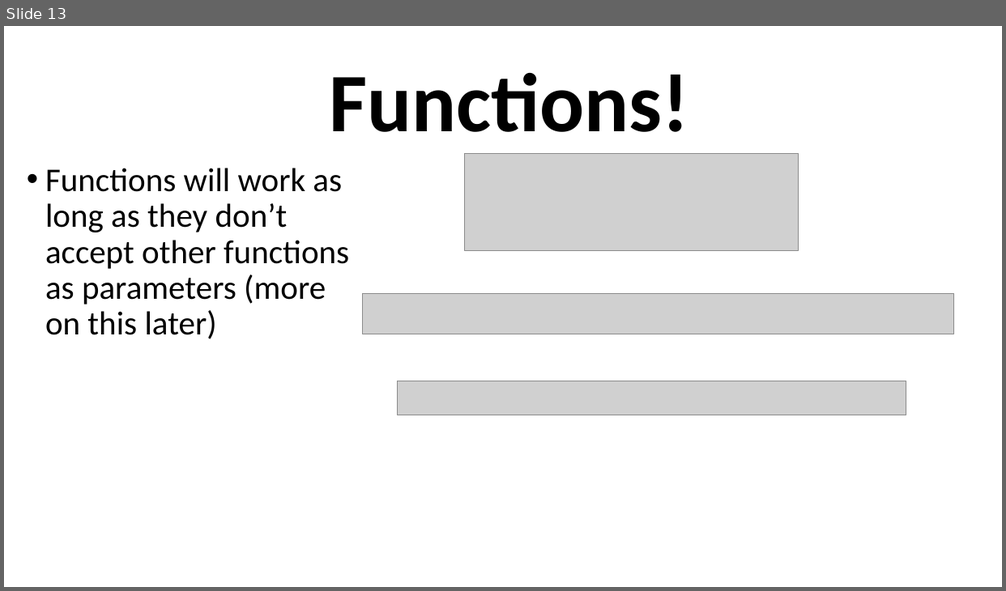
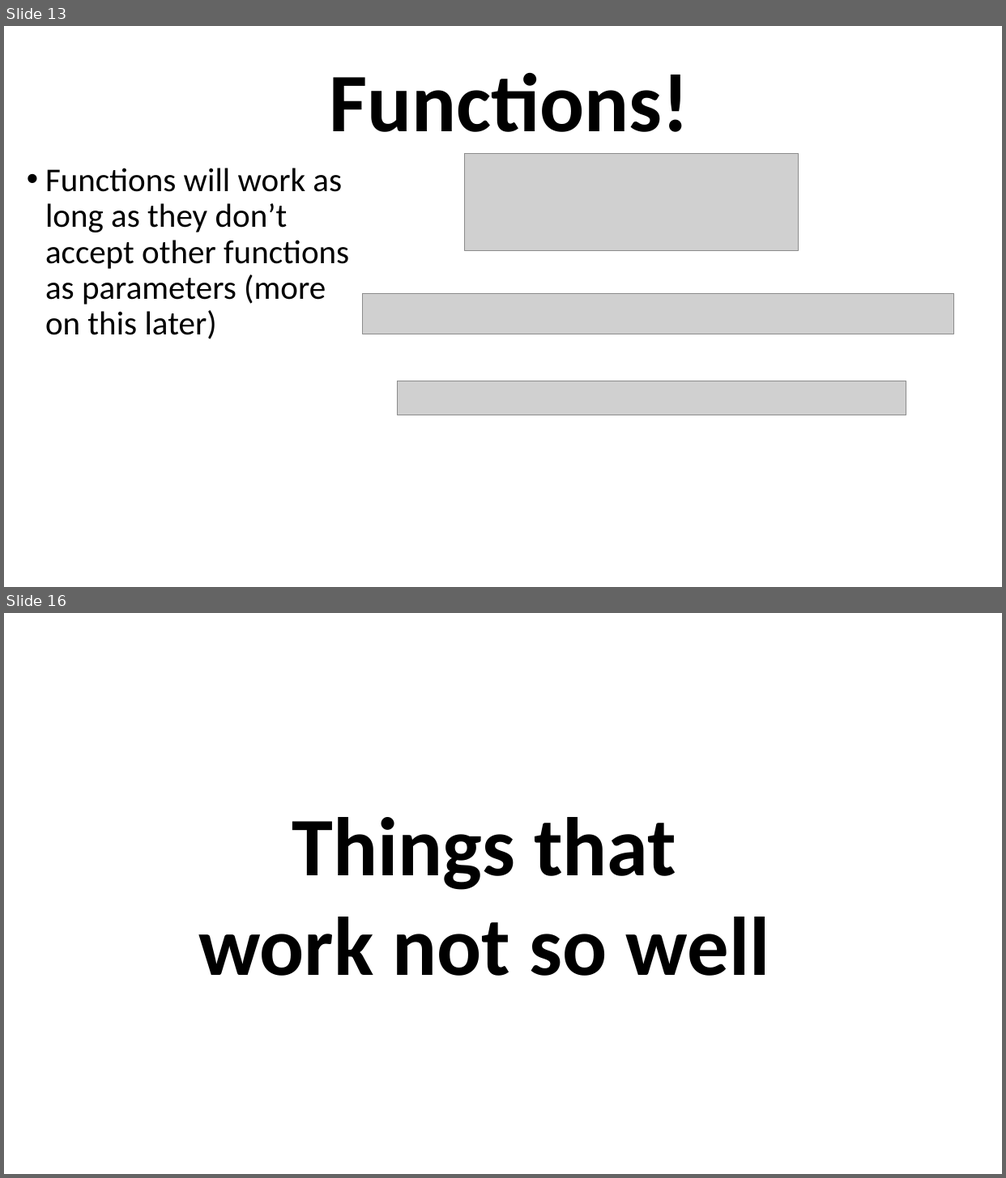
Before and after one commit to grab-a-byte/DotnetInterop, a slide deck: DotnetInteropSlides.pptx. Shown one above the other, each under a label of ours: slide 13 before the commit, slides 13 and 16 after it; the slides between them are not shown. The pictures are 1006x591 and 1006x1178 pixels, drawn with LibreOffice and Linux fonts; fonts in the diff are those of the drawing; grey boxes stand for pictures. Boxes give left, top, right and bottom in pixels: in the first picture for what was removed or moved away, otherwise in the second. Text is boxed around its words. In the diff, an @@ line names an element or a change of style, - is before the commit and + after.

```diff
--- a/DotnetInteropSlides.pptx
+++ b/DotnetInteropSlides.pptx
@@ slide 16 added at box(4, 613, 1002, 1174), background #FFFFFF @@
@@ text added at box(198, 817, 770, 976), 80 pt, text #000000, bold @@
+Things that work not so well
```
Also in this commit, not shown: 3 other slides added, 3 other files.
